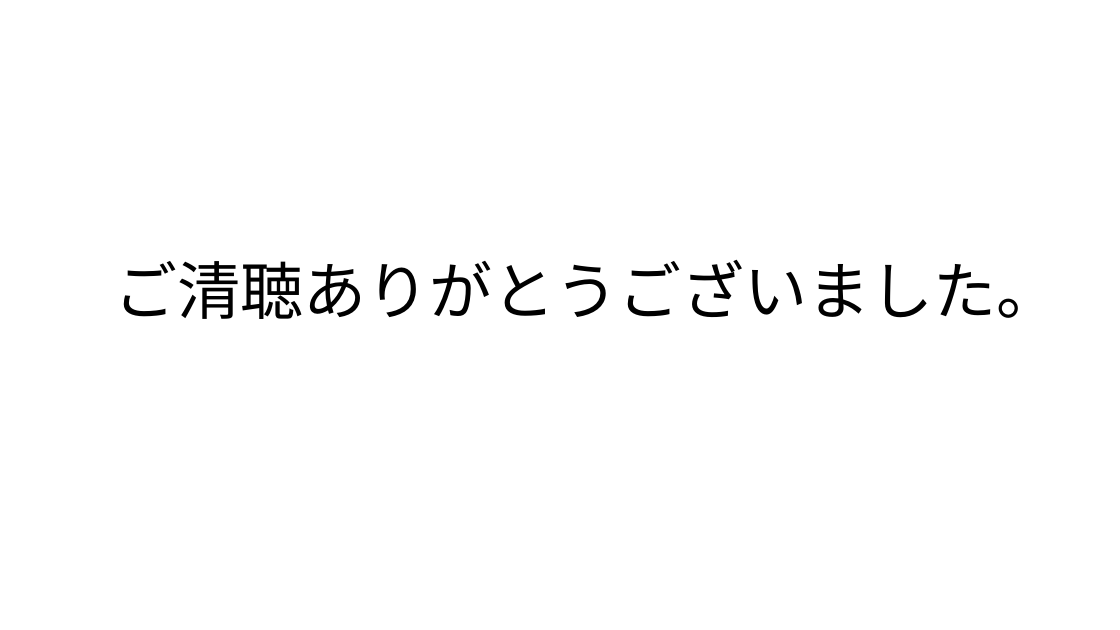
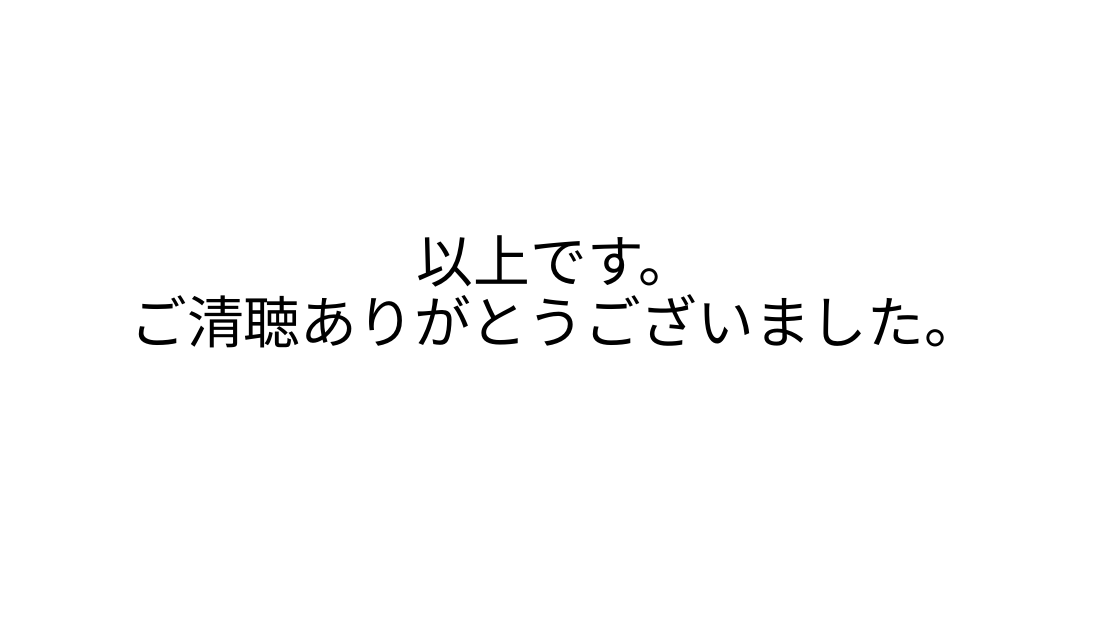
Before and after one commit to natsu-cat/system-development, a slide deck: slide 24 of doc/販売在庫管理システム.pptx (slide 19 before the commit). Drawn at 1120x630 pixels with LibreOffice and Linux fonts; fonts in the diff are those of the drawing. Boxes give left, top, right and bottom in pixels: in the first picture for what was removed or moved away, otherwise in the second. Text is boxed around its words. In the diff, an @@ line names an element or a change of style, - is before the commit and + after.

```diff
--- a/doc/販売在庫管理システム.pptx
+++ b/doc/販売在庫管理システム.pptx
@@ title at [131, 235, 982, 348]: text changed; size 54 to 48.6 pt @@
-ご清聴ありがとうございました。
+以上です。
+ご清聴ありがとうございました。
```
Also in this commit, not shown: 6 other slides changed, 6 slides added, 1 slide removed, 2 other files.
